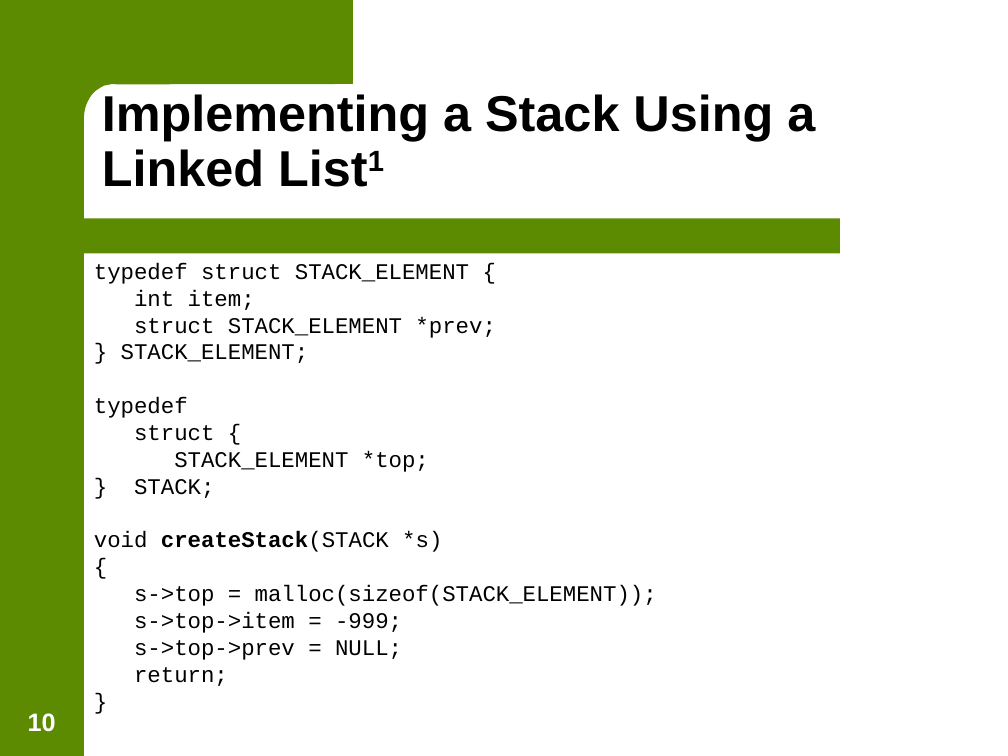
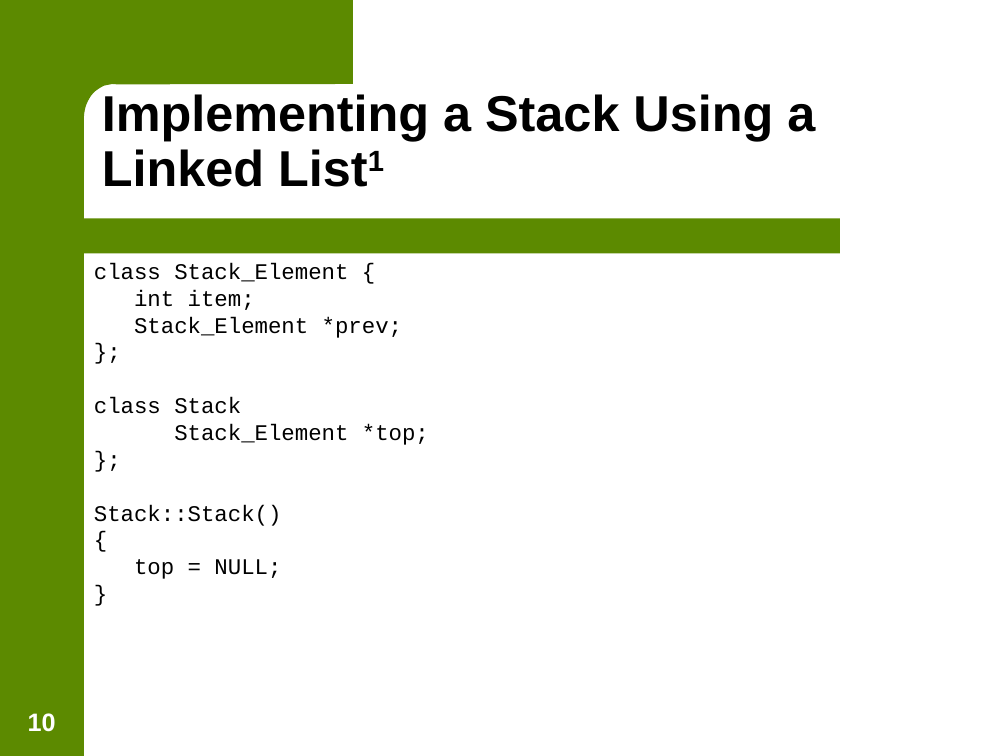
Before and after one commit to jasongraalum/NB_2018, a slide deck: slide 10 of Summer/Material/Lecture_Slides/Lecture 10 - Stacks and Queues.ppt. Drawn at 1008x756 pixels with LibreOffice and Linux fonts; fonts in the diff are those of the drawing; background and template pictures are left out. Boxes give left, top, right and bottom in pixels: in the first picture for what was removed or moved away, otherwise in the second. Text is boxed around its words. In the diff, an @@ line names an element or a change of style, - is before the commit and + after.

Commit message:
Updated Stack and Queue slides to C++ syntax

```diff
--- a/Summer/Material/Lecture_Slides/Lecture 10 - Stacks and Queues.ppt
+++ b/Summer/Material/Lecture_Slides/Lecture 10 - Stacks and Queues.ppt
@@ text at bbox=[94, 263, 348, 282]: text changed @@
-typedef struct STACK_ELEMENT {
+class Stack_Element {
@@ text at bbox=[94, 316, 429, 526]: text changed @@
-struct STACK_ELEMENT *prev;
-} STACK_ELEMENT;
-typedef
-struct {
-STACK_ELEMENT *top;
-} STACK;
-void createStack(STACK *s)
+Stack_Element *prev;
+};
+class Stack
+Stack_Element *top;
+};
+Stack::Stack()
@@ text at bbox=[134, 559, 281, 579]: text changed @@
-s->top = malloc(sizeof(STACK_ELEMENT));
-s->top->item = -999;
-s->top->prev = NULL;
-return;
+top = NULL;
```
Also in this commit, not shown: 9 other slides changed, 9 other files.
